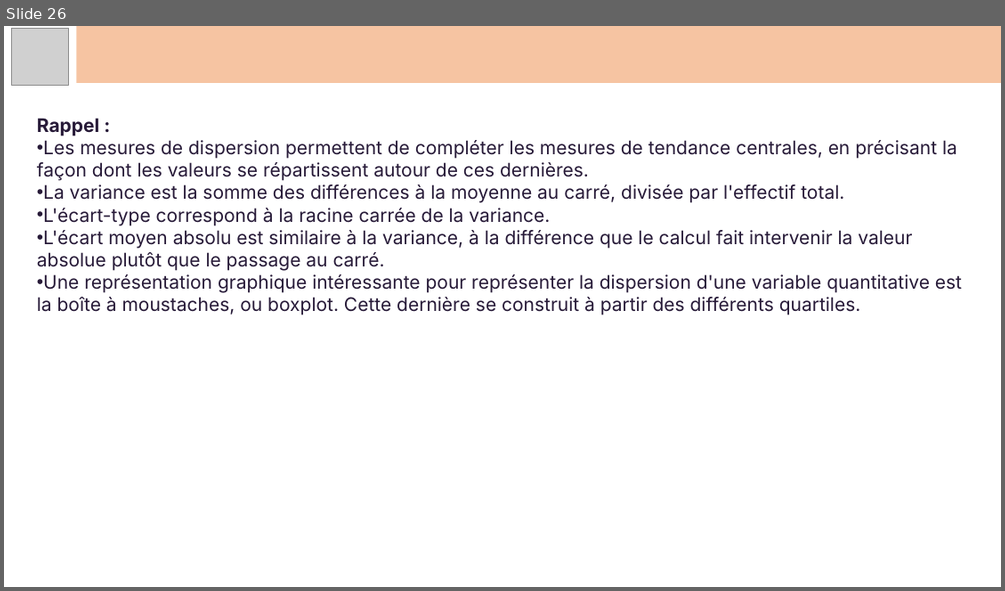
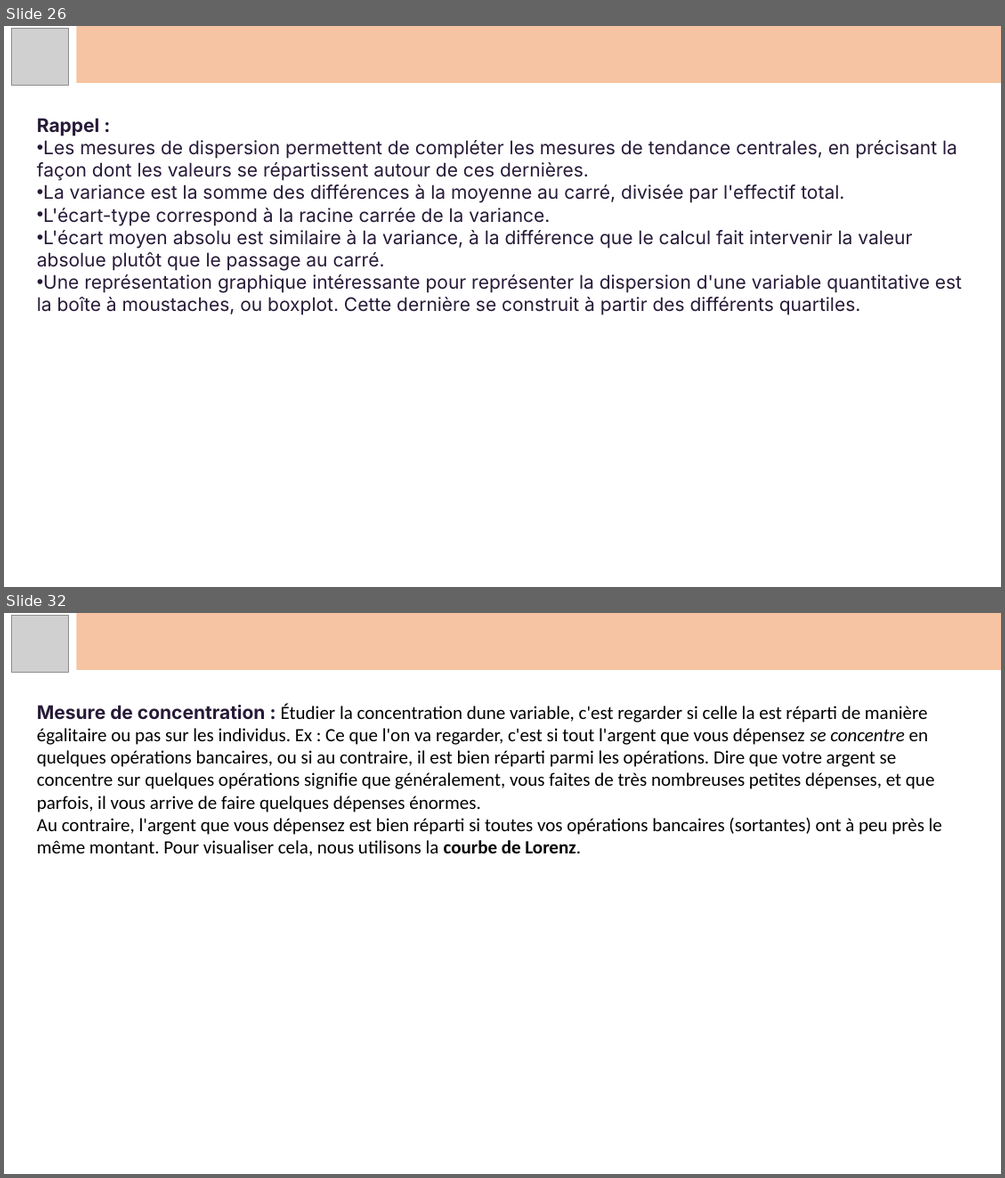
Before and after one commit to Koraiche/Artificial_Intelligence, a slide deck: Docs/Courses/Data Science/Data Analysis/Statistiques.pptx. Shown one above the other, each under a label of ours: slide 26 before the commit, slides 26 and 32 after it; the slides between them are not shown. The pictures are 1005x591 and 1005x1178 pixels, drawn with LibreOffice and Linux fonts; fonts in the diff are those of the drawing; grey boxes stand for pictures. Boxes give left, top, right and bottom in pixels: in the first picture for what was removed or moved away, otherwise in the second. Text is boxed around its words. In the diff, an @@ line names an element or a change of style, - is before the commit and + after.

```diff
--- a/Docs/Courses/Data Science/Data Analysis/Statistiques.pptx
+++ b/Docs/Courses/Data Science/Data Analysis/Statistiques.pptx
@@ slide 32 added at <box>4,613,1001,1174</box>, background #FFFFFF @@
@@ picture added at <box>11,616,68,672</box> @@
@@ rectangle added at <box>77,613,1001,670</box>, fill #F4B183 at 75% opacity @@
@@ text added at <box>37,703,942,856</box>, 18 pt, text #000000 @@
+Mesure de concentration : Étudier la concentration dune variable, c'est regarder si celle la est réparti de manière égalitaire ou pas sur les individus. Ex : Ce que l'on va regarder, c'est si tout l'argent que vous dépensez se concentre en quelques opérations bancaires, ou si au contraire, il est bien réparti parmi les opérations. Dire que votre argent se concentre sur quelques opérations signifie que généralement, vous faites de très nombreuses petites dépenses, et que parfois, il vous arrive de faire quelques dépenses énormes.
+Au contraire, l'argent que vous dépensez est bien réparti si toutes vos opérations bancaires (sortantes) ont à peu près le même montant. Pour visualiser cela, nous utilisons la courbe de Lorenz.
```
Also in this commit, not shown: 19 other slides added, 23 other files.
